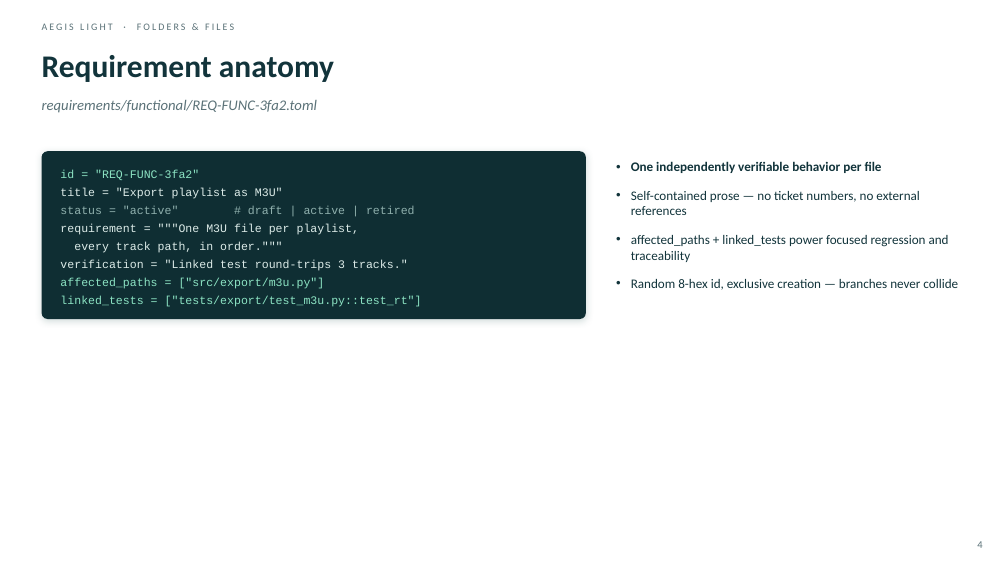
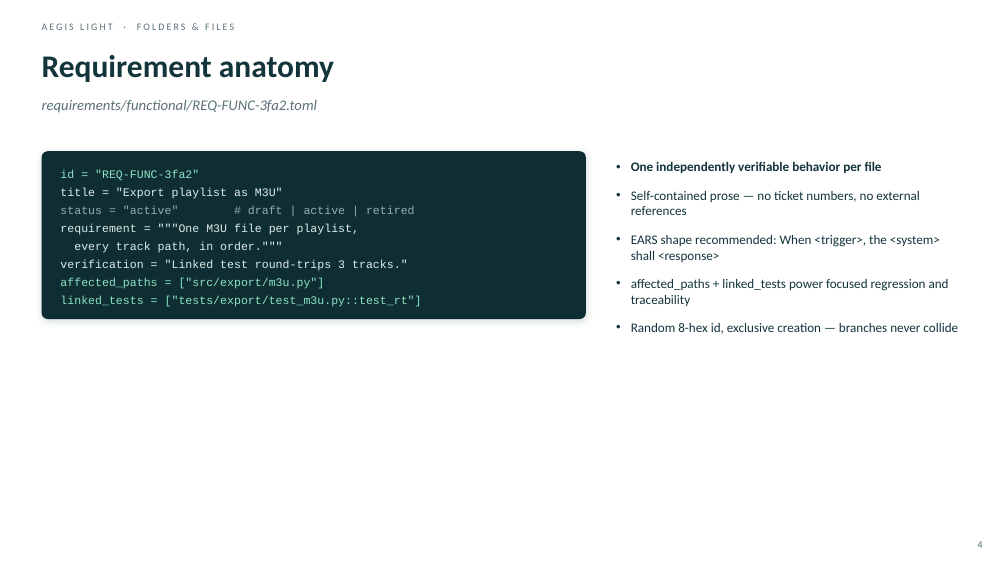
Before and after one commit to DDP-Engineering/Agentic_Engineering_Governance_Integrity_System, a slide deck: slide 4 of 06_SoftwareDocu/AEGIS-Light/02_Folders_and_Files.pptx. Drawn at 1008x567 pixels with LibreOffice and Linux fonts; fonts in the diff are those of the drawing. Boxes give left, top, right and bottom in pixels: in the first picture for what was removed or moved away, otherwise in the second. Text is boxed around its words. In the diff, an @@ line names an element or a change of style, - is before the commit and + after.

```diff
--- a/06_SoftwareDocu/AEGIS-Light/02_Folders_and_Files.pptx
+++ b/06_SoftwareDocu/AEGIS-Light/02_Folders_and_Files.pptx
@@ text at (631, 235, 940, 262): paragraph added @@
+• EARS shape recommended: When <trigger>, the <system> shall <response>
```
Also in this commit, not shown: 12 other files.
